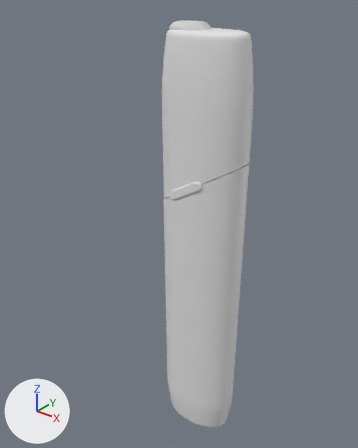
Two versions of the glTF model iqos3m.gltf, one commit apart.
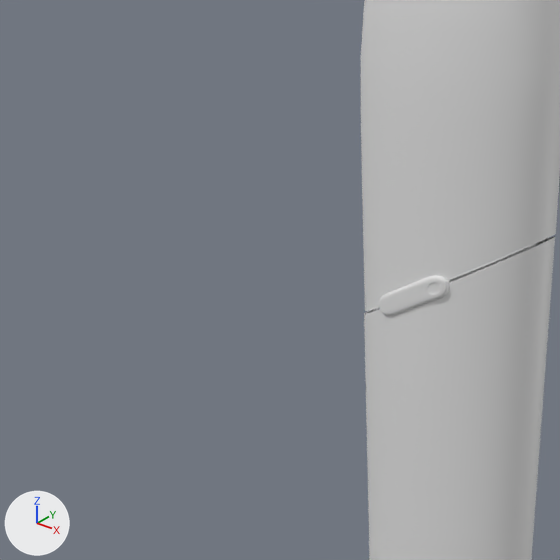
There are two pictures of each version: one whole from a 50 mm camera at (3.04, -4.25, 2.9) aimed at (-0.45, 0.12, 0.19), one close up on the part from 0% to 70% of the width and 13% to 69% of the height. Arrows for +X, +Y and +Z are at lower left; the lights stay in place. Where no turn or scale is listed for an object, it has been applied to the vertices.

Names of what the first close-up shows: 'IQOS BOTON', 'IQOS CUERPO', 'IQOS TAPA'.
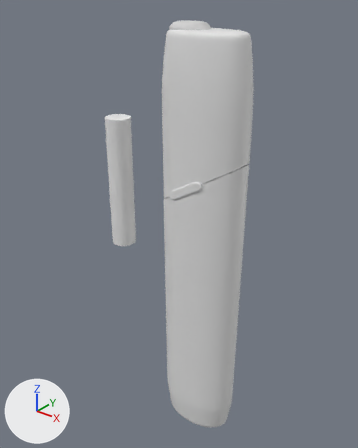
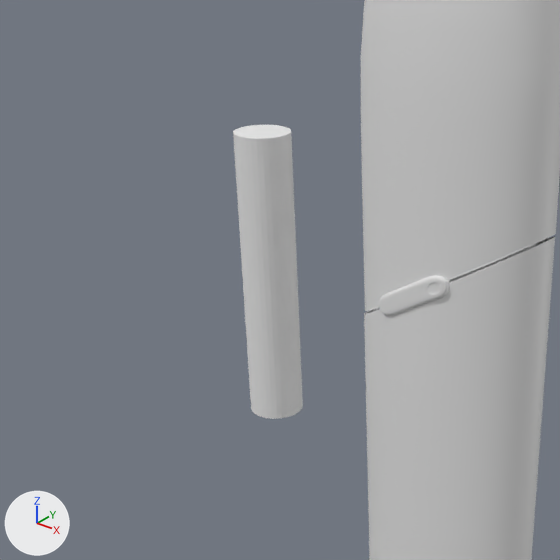
The change, as a diff of the scene's bpy script:
```diff
--- a/iqos3m.gltf.py
+++ b/iqos3m.gltf.py
@@ mat_material_009 @@
 mat_material_009 = principled_material('Material.009')
-mat_material_009.base_color = (0.483, 0.185, 0.0895)  # orange #b97754
+mat_material_009.base_color = (0.8, 0.8, 0.8)  # white #e7e7e7
 mat_material_009.roughness = 1.0
@@ me_cylinder @@
+me_cylinder.from_pydata(...)  # 64 vertices, 124 faces; spans x -0.16..0.16, y -0.16..0.16, z -0.16..1.54
+me_cylinder.materials.append(mat_material_009)  # white #e7e7e7
@@ ob_cylinder @@
+ob_cylinder = bpy.data.objects.new('Cylinder', me_cylinder)
+ob_cylinder.location = (-1.309, -0.005, -0.117)
```

Changed parts and their boxes (x1, y1, x2, y2) in the close-ups (560 x 560 px):
'Cylinder', added
    after: (233, 125, 303, 419)
